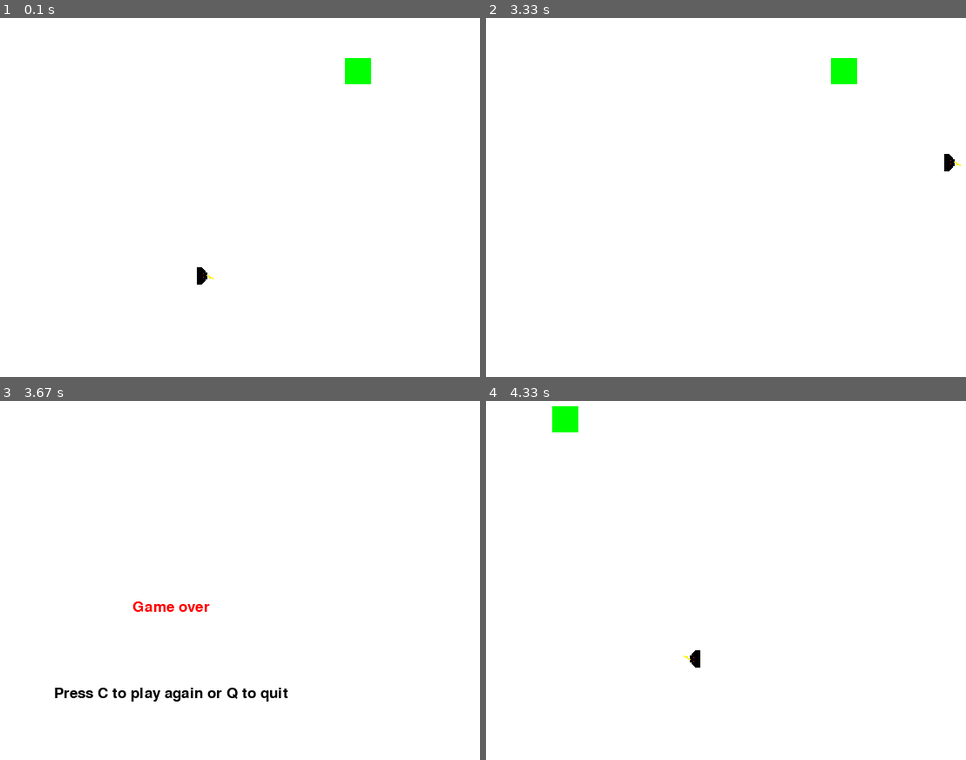
Above: before the commit, frames 1-4 (two rows, left to right).
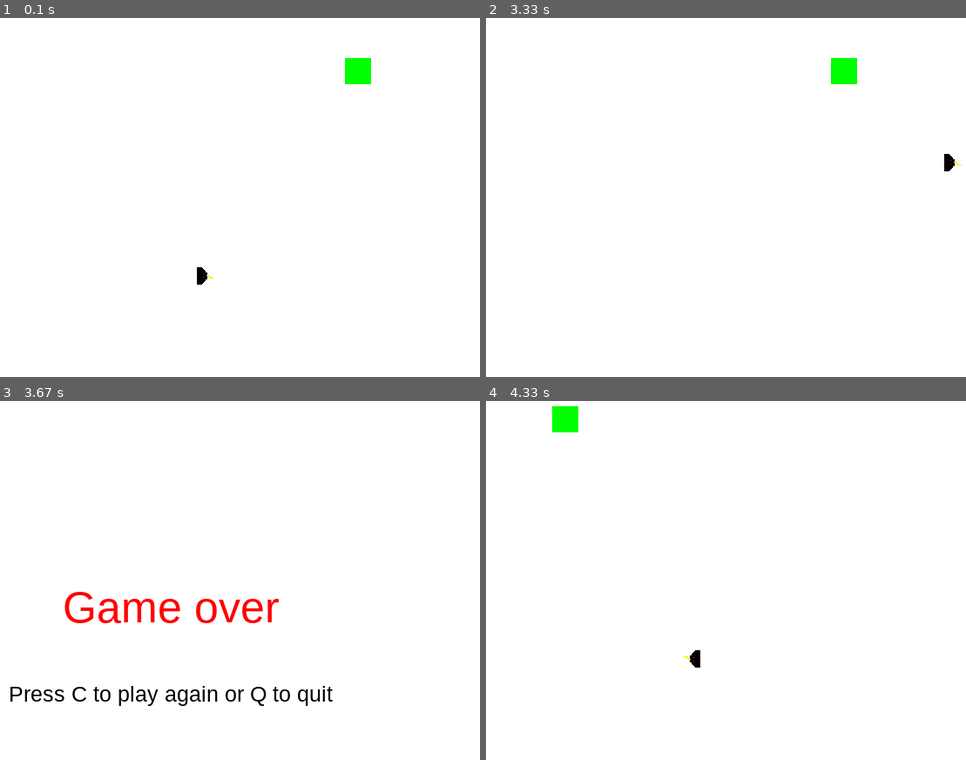
Above: after the commit, the same moments.

Repository: jorgii/pygametut
Game: pygame game, started from pygametut.py
The game is run twice, just before and just after one commit, with the same random seed, the same clock (stepped at 60 frames per second) and the same inputs.
Inputs:
- Up to frame 1 (0.1 s): no input
- Up to frame 2 (3.33 s): hold Up 0.33-0.8 s; hold Right 0.83-1.47 s; hold Down 1.5-1.87 s; hold Left 1.9-2.37 s; hold Right 2.4-2.87 s; hold Up 2.9-3.2 s; hold Right from 3.23 s (still down)
- Up to frame 3 (3.67 s): keep holding Right
- Up to frame 4 (4.33 s): release Right at 3.7 s; tap C at 3.73 s; hold Left from 4.07 s (still down)

Frames 1-2 are identical in both runs. In frame 3, 2.8% of the frame differs, in the area x 2-70%, y 53-85%; in frame 4, nothing differs.

Commit message:
add size for text objects

Diff:
--- a/pygametut.py
+++ b/pygametut.py
@@ -24,7 +24,9 @@
 
 clock = pygame.time.Clock()
 
-font = pygame.font.SysFont(None, 25)
+small_font = pygame.font.SysFont('arial', 25)
+medium_font = pygame.font.SysFont('arial', 50)
+large_font = pygame.font.SysFont('arial', 80)
 
 
 def snake(block_size, snake_list):
@@ -44,13 +46,18 @@
             [block[0], block[1], block_size, block_size])
 
 
-def text_objects(text, color):
-    text_surface = font.render(text, True, color)
+def text_objects(text, color, size):
+    if size == 'small':
+        text_surface = small_font.render(text, True, color)
+    elif size == 'medium':
+        text_surface = medium_font.render(text, True, color)
+    elif size == 'large':
+        text_surface = medium_font.render(text, True, color)
     return text_surface, text_surface.get_rect()
 
 
-def message_to_screen(msg, color, y_displace=0):
-    text_surface, text_rect = text_objects(msg, color)
+def message_to_screen(msg, color, y_displace=0, size='small'):
+    text_surface, text_rect = text_objects(msg, color, size)
     text_rect.center = (display_width/2), (display_height/2) + y_displace
     game_display.blit(text_surface, text_rect)
 
@@ -75,8 +82,12 @@
     while not game_exit:
         while game_over is True:
             game_display.fill(white)
-            message_to_screen("Game over", red, -50)
-            message_to_screen("Press C to play again or Q to quit", black, 50)
+            message_to_screen("Game over", red, -50, 'large')
+            message_to_screen(
+                "Press C to play again or Q to quit",
+                black,
+                50,
+                'small')
             pygame.display.update()
             for event in pygame.event.get():
                 if event.type == pygame.KEYDOWN:
